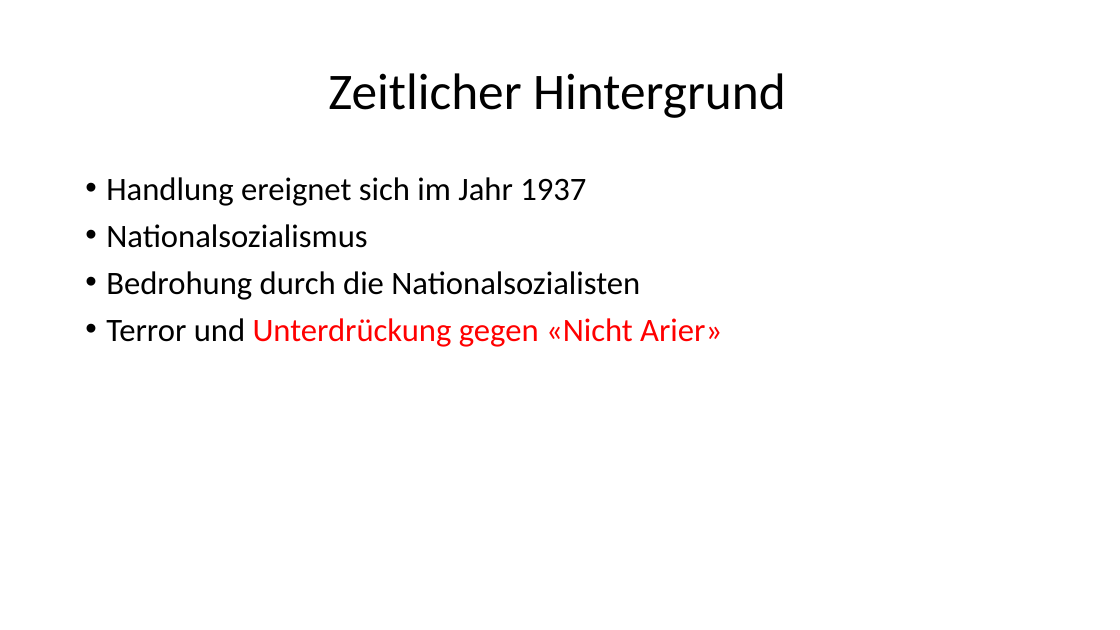
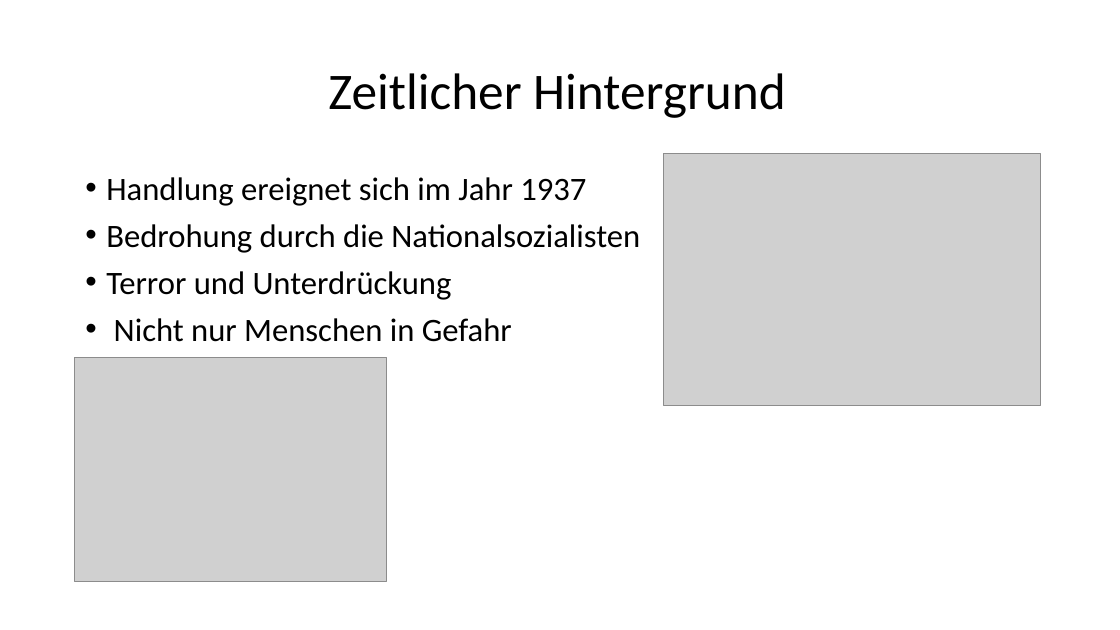
Before and after one commit to prulex9778/Deutsch-Vortrag, a slide deck: slide 4 of Powerpoint.pptx. Drawn at 1120x630 pixels with LibreOffice and Linux fonts; fonts in the diff are those of the drawing; grey boxes stand for pictures. Boxes give left, top, right and bottom in pixels: in the first picture for what was removed or moved away, otherwise in the second. Text is boxed around its words. In the diff, an @@ line names an element or a change of style, - is before the commit and + after.

```diff
--- a/Powerpoint.pptx
+++ b/Powerpoint.pptx
@@ picture added at box(663, 154, 1040, 406) @@
@@ text at box(106, 224, 367, 248): paragraph removed @@
-• Nationalsozialismus
@@ text at box(106, 271, 512, 342): text changed; text colour #FF0000 to #000000 @@
-• Terror und Unterdrückung gegen «Nicht Arier»
+• Terror und Unterdrückung
+• Nicht nur Menschen in Gefahr
@@ picture added at box(75, 357, 387, 581) @@
```
Also in this commit, not shown: 4 other slides changed, 1 slide added, 12 other files.
